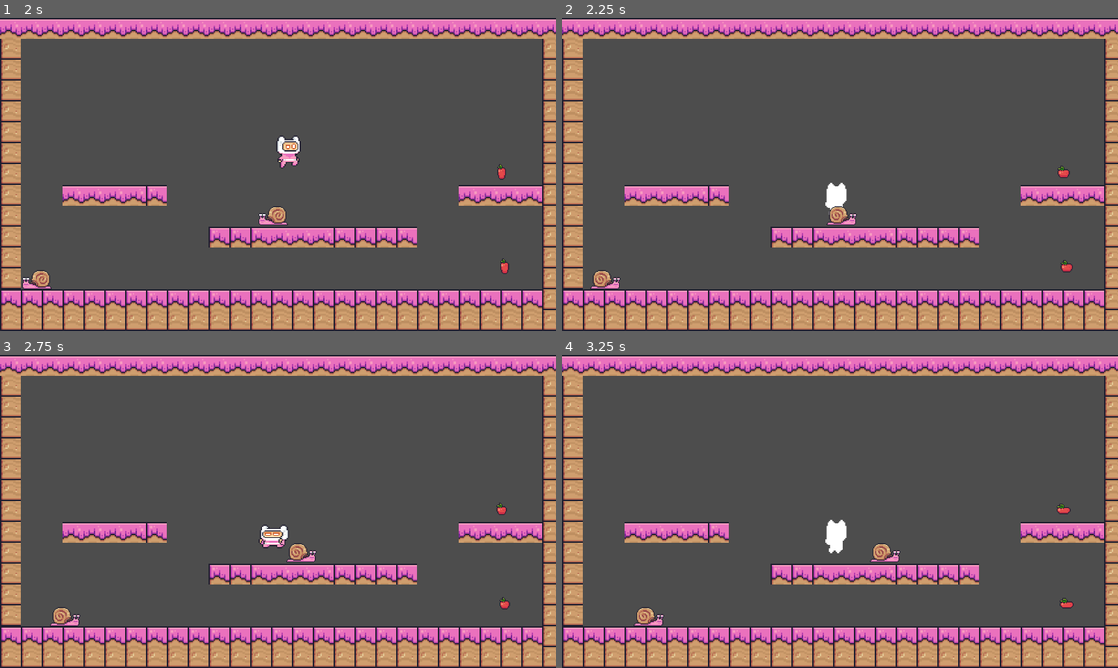
Above: before the commit, frames 1-4 (two rows, left to right).
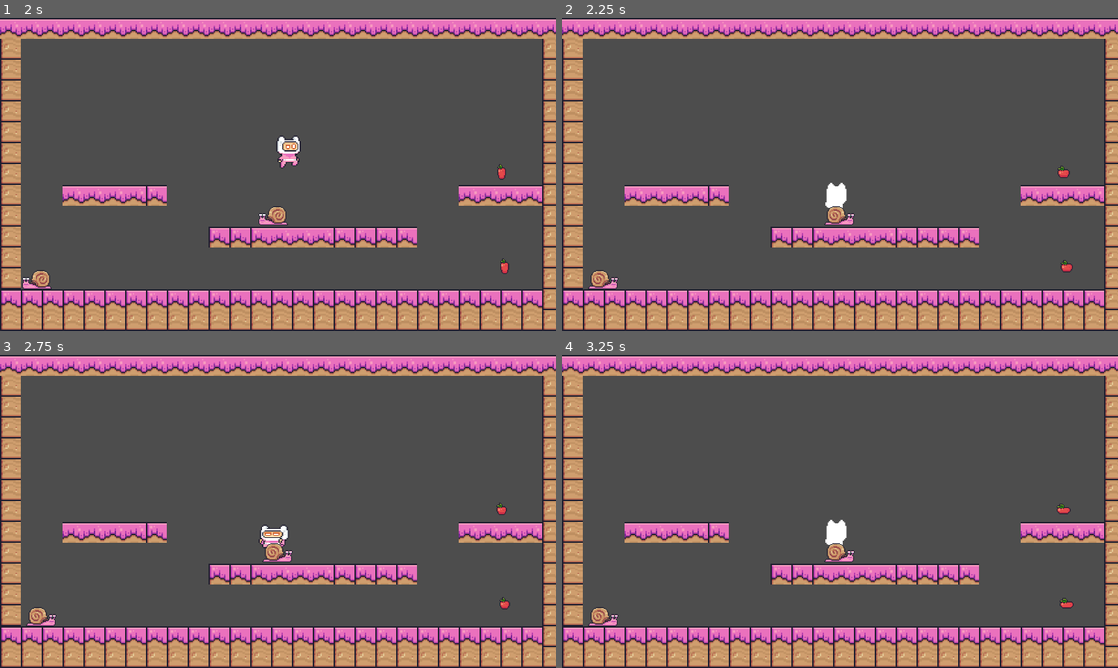
Above: after the commit, the same moments.

Repository: tbx1314/UCCD2063-Artificial-Intelligence-Techniques-RL-Godot
Game: Godot game, scene res://scene/main.tscn
Two runs of this game, one before a commit and one after it. Both use one fixed random seed, a clock stepped at 60 frames per second and the inputs below.
Inputs:
- Up to frame 1 (2 s): hold D (right) from 0.53 s (still down); tap Space (jump) at 0.6, 0.77, 1.07, 1.35, 1.52, 1.82 s
- Up to frame 2 (2.25 s): release D (right) at 2.03 s; hold A (left) from 2.03 s (still down); tap Space (jump) at 2.1 s
- Up to frame 3 (2.75 s): keep holding A (left)
- Up to frame 4 (3.25 s): release A (left) at 2.78 s; hold D (right) from 2.78 s (still down); tap Space (jump) at 2.85, 3.02 s

Frame 1 is identical in both runs. In frame 2, 0.3% of the frame differs, in the area x 4-53%, y 60-87%; in frame 3, 0.9%; in frame 4, 0.9%, in the area x 4-61%, y 60-87%.

Commit message:
as_1/change scripts for RL environment

Diff:
--- a/GodotGameEngineScene/as_1/scripts/apple.gd
+++ b/GodotGameEngineScene/as_1/scripts/apple.gd
@@ -1,18 +1,67 @@
 extends Area2D
-@onready var animated_sprite_2d: AnimatedSprite2D = $AnimatedSprite2D
+
+## Represents one collectible apple. It emits an event to the environment when
+## collected and can be restored when a new training episode begins.
+
+# main.gd listens to this signal to add reward and update the episode score.
+signal collected(apple: Area2D)
+
+@onready var animated_sprite: AnimatedSprite2D = $AnimatedSprite2D
 @onready var collected_sound: AudioStreamPlayer2D = $CollectedSound
+@onready var collision_shape: CollisionShape2D = $CollisionShape2D
+
+# Prevent the same apple from giving reward more than once in one episode.
+var is_collected := false
+
+# This counter invalidates an old animation callback if the episode is reset
+# before the collection animation has finished.
+var collection_version := 0
 
 
-# Called when the node enters the scene tree for the first time.
-func _ready() -> void:
-	pass # Replace with function body.
+## Called by the Area2D body_entered signal. Only the Player is allowed to
+## collect the apple; enemies or other physics bodies are ignored.
+func _on_body_entered(body: Node2D) -> void:
+	if body.name != "Player":
+		return
+
+	if is_collected:
+		return
+
+	collect()
 
 
-# Called every frame. 'delta' is the elapsed time since the previous frame.
-func _process(delta: float) -> void:
-	pass
+## Marks the apple as collected, disables further collision, plays audiovisual
+## feedback, and informs main.gd that reward should be assigned.
+func collect() -> void:
+	is_collected = true
+	collection_version += 1
+	var current_version := collection_version
+
+	# Collision properties are changed with set_deferred because this function
+	# may be running while Godot is processing a physics collision callback.
+	set_deferred("monitoring", false)
+	collision_shape.set_deferred("disabled", true)
+
+	animated_sprite.play("collected")
+	collected_sound.play()
+	collected.emit(self)
+
+	# Wait for the non-looping collection animation before hiding the apple.
+	await animated_sprite.animation_finished
+
+	# If reset_apple ran during the await, the version will differ and the newly
+	# restored apple must remain visible.
+	if is_collected and current_version == collection_version:
+		visible = false
 
 
-func _on_body_entered(body: Node2D) -> void:
-	animated_sprite_2d.animation = "collected"
-	collected_sound.play()
+## Restores the apple's visibility, collision, and default animation for the
+## beginning of the next training or evaluation episode.
+func reset_apple() -> void:
+	collection_version += 1
+	is_collected = false
+	visible = true
+
+	set_deferred("monitoring", true)
+	collision_shape.set_deferred("disabled", false)
+	animated_sprite.play("default")
--- a/GodotGameEngineScene/as_1/scripts/main.gd
+++ b/GodotGameEngineScene/as_1/scripts/main.gd
@@ -1,23 +1,302 @@
 extends Node2D
 
-
-# Called when the node enters the scene tree for the first time.
+## Acts as the reinforcement-learning environment controller. It coordinates
+## the Player, apples and enemies, then returns observation, reward, termination
+## status and evaluation information after every PPO action.
+
+# A Python communication bridge can listen for this signal to receive a result.
+signal step_finished(result: Dictionary)
+
+# Reward values. Keeping them together makes experiment changes reproducible.
+const STEP_PENALTY := -0.01
+const APPLE_REWARD := 10.0
+const GOAL_REWARD := 100.0
+const ENEMY_PENALTY := -20.0
+const FALL_PENALTY := -20.0
+const TIMEOUT_PENALTY := -5.0
+const PROGRESS_SCALE := 0.001
+
+# Episode controls. One decision is held for several Godot physics frames so
+# the agent has enough time to produce visible movement.
+const MAX_STEPS := 1000
+const ACTION_REPEAT := 4
+const FALL_Y := 760.0
+
+# Approximate level dimensions used to normalize positions and distances.
+const LEVEL_WIDTH := 1280.0
+const LEVEL_HEIGHT := 720.0
+const PLAYER_SPEED := 300.0
+const PLAYER_JUMP_SPEED := 850.0
+
+# Obtain the important objects from the LevelRoot scene hierarchy.
+@onready var player = $LevelRoot/Player
+@onready var enemies_node: Node2D = $LevelRoot/Enemies
+@onready var apples_node: Node2D = $LevelRoot/Apple
+
+var player_start_position := Vector2.ZERO
+var enemies: Array = []
+var apples: Array = []
+
+# Episode statistics and terminal-state information.
+var episode_done := false
+var terminal_reason := ""
+var step_count := 0
+var apples_collected := 0
+var total_reward := 0.0
+
+# Temporary values used while processing the current action.
+var current_step_reward := 0.0
+var previous_target_distance := 0.0
+var collected_during_step := false
+
+
+## Initializes object references, connects gameplay signals to the environment,
+## and starts the first episode when the Main scene becomes ready.
 func _ready() -> void:
-	_setup_level()
-
-
-# Called every frame. 'delta' is the elapsed time since the previous frame.
-#func _process(delta: float) -> void:
-#	pass
-
-# Connect enemies
-func _setup_level() -> void:
-	var enemies = $LevelRoot.get_node_or_null("Enemies")
-	if enemies:
-		for enemy in enemies.get_children():
-			enemy.player_died.connect(_on_player_died)
-
-# Signal handlers
-func _on_player_died(body):
-	body.die()
-	#print("player die")
+	player_start_position = player.global_position
+	enemies = enemies_node.get_children()
+	apples = apples_node.get_children()
+
+	# Enemy collisions and apple collections are converted into reward events.
+	for enemy in enemies:
+		enemy.player_hit.connect(_on_player_hit)
+
+	for apple in apples:
+		apple.collected.connect(_on_apple_collected)
+
+	reset_episode()
+
+
+## Restores the complete environment and returns the first observation of a new
+## episode. Python should call this after done becomes true.
+func reset_episode() -> Array:
+	episode_done = false
+	terminal_reason = ""
+	step_count = 0
+	apples_collected = 0
+	total_reward = 0.0
+	current_step_reward = 0.0
+	collected_during_step = false
+
+	# Every dynamic object must return to a known initial state.
+	player.reset_player(player_start_position)
+
+	for enemy in enemies:
+		enemy.reset_enemy()
+
+	for apple in apples:
+		apple.reset_apple()
+
+	# Store the starting distance for distance-based progress reward.
+	previous_target_distance = _distance_to_nearest_apple()
+	return get_observation()
+
+
+## Executes one discrete PPO action, advances the game for ACTION_REPEAT physics
+## frames, calculates reward, and returns a Gym-like transition dictionary.
+## Because this function uses await, its caller must also await its result.
+func agent_step(action: int) -> Dictionary:
+	# If Python calls step after termination, return the terminal observation
+	# without changing the game or awarding extra reward.
+	if episode_done:
+		return _create_step_result(0.0)
+
+	current_step_reward = STEP_PENALTY
+	collected_during_step = false
+	player.set_agent_action(action)
+
+	# Hold the selected action for a short period. Signals may add apple or enemy
+	# reward while these physics frames are being processed.
+	for frame in range(ACTION_REPEAT):
+		await get_tree().physics_frame
+
+		if episode_done:
+			break
+
+		# Crossing below the safe map boundary counts as an unsafe fall.
+		if player.global_position.y > FALL_Y:
+			current_step_reward += FALL_PENALTY
+			_end_episode("fall")
+			break
+
+	player.clear_agent_action()
+	step_count += 1
+
+	# Do not calculate distance progress during an apple collection because the
+	# target changes to another apple and would create a misleading distance jump.
+	if not episode_done and not collected_during_step:
+		_add_progress_reward()
+
+	# A time limit prevents an unproductive policy from creating endless episodes.
+	if not episode_done and step_count >= MAX_STEPS:
+		current_step_reward += TIMEOUT_PENALTY
+		_end_episode("timeout")
+
+	total_reward += current_step_reward
+
+	var result := _create_step_result(current_step_reward)
+	step_finished.emit(result)
+	return result
+
+
+## Builds the ten-number observation vector supplied to PPO. Normalization keeps
+## values within similar ranges, which generally makes neural-network training
+## more stable than using raw pixel coordinates.
+func get_observation() -> Array:
+	var nearest_apple_offset := _nearest_apple_offset()
+	var nearest_enemy_offset := _nearest_enemy_offset()
+
+	return [
+		# Player position.
+		clampf(player.global_position.x / LEVEL_WIDTH, 0.0, 1.5),
+		clampf(player.global_position.y / LEVEL_HEIGHT, -0.5, 1.5),
+
+		# Player horizontal and vertical velocity.
+		clampf(player.velocity.x / PLAYER_SPEED, -1.0, 1.0),
+		clampf(player.velocity.y / PLAYER_JUMP_SPEED, -2.0, 2.0),
+
+		# Ground status is encoded numerically because PPO expects numbers.
+		1.0 if player.is_on_floor() else 0.0,
+
+		# Relative location of the closest uncollected apple.
+		clampf(nearest_apple_offset.x / LEVEL_WIDTH, -1.0, 1.0),
+		clampf(nearest_apple_offset.y / LEVEL_HEIGHT, -1.0, 1.0),
+
+		# Relative location of the closest active snail.
+		clampf(nearest_enemy_offset.x / LEVEL_WIDTH, -1.0, 1.0),
+		clampf(nearest_enemy_offset.y / LEVEL_HEIGHT, -1.0, 1.0),
+
+		# Fraction of apples that remain in the episode.
+		float(apples.size() - apples_collected) / maxf(float(apples.size()), 1.0)
+	]
+
+
+## Converts an Apple's collected signal into reward and score. Collecting every
+## apple also awards the completion bonus and ends the episode successfully.
+func _on_apple_collected(_apple: Area2D) -> void:
+	if episode_done:
+		return
+
+	apples_collected += 1
+	collected_during_step = true
+	current_step_reward += APPLE_REWARD
+
+	if apples_collected >= apples.size():
+		current_step_reward += GOAL_REWARD
+		_end_episode("success")
+	else:
+		# The next uncollected apple becomes the new progress target.
+		previous_target_distance = _distance_to_nearest_apple()
+
+
+## Converts a snail collision into a penalty, plays the player's death state,
+## and terminates the current episode.
+func _on_player_hit(hit_player) -> void:
+	if episode_done:
+		return
+
+	current_step_reward += ENEMY_PENALTY
+	hit_player.die()
+	_end_episode("enemy")
+
+
+## Rewards movement toward the nearest apple and slightly penalizes movement
+## away from it. Clamping prevents this shaping reward from dominating the task.
+func _add_progress_reward() -> void:
+	var current_distance := _distance_to_nearest_apple()
+
+	if is_inf(current_distance) or is_inf(previous_target_distance):
+		return
+
+	var distance_improvement := previous_target_distance - current_distance
+	var progress_reward := clampf(
+		distance_improvement * PROGRESS_SCALE,
+		-0.1,
+		0.1
+	)
+
+	current_step_reward += progress_reward
+	previous_target_distance = current_distance
+
+
+## Records why the episode ended, clears movement, and freezes every enemy.
+## The guard prevents two terminal events from being processed in the same step.
+func _end_episode(reason: String) -> void:
+	if episode_done:
+		return
+
+	episode_done = true
+	terminal_reason = reason
+	player.clear_agent_action()
+
+	if reason == "fall":
+		player.die()
+
+	for enemy in enemies:
+		enemy.stop_enemy()
+
+
+## Finds the scalar distance to the nearest uncollected apple. INF is returned
+## when no valid target remains, allowing the caller to detect that situation.
+func _distance_to_nearest_apple() -> float:
+	var nearest_distance := INF
+
+	for apple in apples:
+		if not apple.is_collected:
+			var distance: float = player.global_position.distance_to(apple.global_position)
+			nearest_distance = minf(nearest_distance, distance)
+
+	return nearest_distance
+
+
+## Finds the x/y displacement from the player to the nearest available apple.
+## The displacement supplies both direction and distance information to PPO.
+func _nearest_apple_offset() -> Vector2:
+	var nearest_offset := Vector2.ZERO
+	var nearest_distance := INF
+
+	for apple in apples:
+		if not apple.is_collected:
+			var offset: Vector2 = apple.global_position - player.global_position
+			var distance: float = offset.length()
+
+			if distance < nearest_distance:
+				nearest_distance = distance
+				nearest_offset = offset
+
+	return nearest_offset
+
+
+## Finds the displacement to the closest active snail so PPO can learn when to
+## avoid it or jump. Inactive enemies are ignored after episode termination.
+func _nearest_enemy_offset() -> Vector2:
+	var nearest_offset := Vector2.ZERO
+	var nearest_distance := INF
+
+	for enemy in enemies:
+		if enemy.active:
+			var offset: Vector2 = enemy.global_position - player.global_position
+			var distance: float = offset.length()
+
+			if distance < nearest_distance:
+				nearest_distance = distance
+				nearest_offset = offset
+
+	return nearest_offset
+
+
+## Packages one transition in a structure similar to a Python Gym environment:
+## next observation, immediate reward, terminal status, and diagnostic metrics.
+func _create_step_result(reward: float) -> Dictionary:
+	return {
+		"observation": get_observation(),
+		"reward": reward,
+		"done": episode_done,
+		"info": {
+			"reason": terminal_reason,
+			"steps": step_count,
+			"apples_collected": apples_collected,
+			"total_apples": apples.size(),
+			"total_reward": total_reward
+		}
+	}
--- a/GodotGameEngineScene/as_1/scripts/player.gd
+++ b/GodotGameEngineScene/as_1/scripts/player.gd
@@ -1,51 +1,151 @@
 extends CharacterBody2D
-@onready var animated_sprite_2d: AnimatedSprite2D = $AnimatedSprite2D
+
+## Controls the player using either human keyboard input or an action selected
+## by the PPO agent. The PPO action is stored as an integer from 0 to 5.
+
+# Give every PPO action a readable name instead of using unexplained numbers.
+enum AgentAction {
+	NOTHING,
+	LEFT,
+	RIGHT,
+	JUMP,
+	LEFT_JUMP,
+	RIGHT_JUMP
+}
+
+# Movement constants used by both human and agent control.
+const SPEED := 300.0
+const JUMP_VELOCITY := -850.0
+
+# Child-node references become available when the Player enters the scene tree.
+@onready var animated_sprite: AnimatedSprite2D = $AnimatedSprite2D
 @onready var jump_sound: AudioStreamPlayer2D = $jumpSound
+@onready var death_sound: AudioStreamPlayer2D = $DeathSound
+
+# Runtime state used to stop movement after death and store the latest PPO action.
+var alive := true
+var agent_controlled := false
+var current_action: int = AgentAction.NOTHING
+var jump_requested := false
 
 
-const SPEED = 300.0
-const JUMP_VELOCITY = -850.0
-var alive = true
-@onready var death_sound: AudioStreamPlayer2D = $DeathSound
-
+## Runs once per physics frame. It converts the selected input into velocity,
+## applies gravity and collision movement, and updates the player's animation.
 func _physics_process(delta: float) -> void:
-
-	if !alive:
+	# A dead player must not continue moving or accepting new actions.
+	if not alive:
 		return
 
-	# Add animation
-	if velocity.x > 1 or velocity.x < -1:
-		animated_sprite_2d.animation = "running"
+	var direction := 0.0
+
+	# During training, obtain horizontal movement from the latest PPO action.
+	# Otherwise, retain keyboard control so the level can be tested manually.
+	if agent_controlled:
+		direction = _get_agent_direction()
 	else:
-		animated_sprite_2d.animation = "idle"
+		direction = Input.get_axis("left", "right")
 
-	# Add the gravity.
+		if Input.is_action_just_pressed("jump"):
+			jump_requested = true
+
+	# Godot does not apply 2D character gravity automatically, so add it while
+	# the player is airborne. Multiplying by delta keeps it frame-rate independent.
 	if not is_on_floor():
 		velocity += get_gravity() * delta
-		animated_sprite_2d.animation = "jumping"
 
-	# Handle jump.
-	if Input.is_action_just_pressed("jump") and is_on_floor():
+	# A jump is valid only when standing on a platform. The request is consumed
+	# after one physics frame to prevent one PPO action from causing repeated jumps.
+	if jump_requested and is_on_floor():
 		velocity.y = JUMP_VELOCITY
 		jump_sound.play()
 
-	# Get the input direction and handle the movement/deceleration.
-	# As good practice, you should replace UI actions with custom gameplay actions.
-	var direction := Input.get_axis("left", "right")
-	if direction:
+	jump_requested = false
+
+	# Apply horizontal movement. When there is no direction, gradually reduce
+	# horizontal velocity instead of stopping the character instantly.
+	if direction != 0.0:
 		velocity.x = direction * SPEED
 	else:
-		velocity.x = move_toward(velocity.x, 0, SPEED)
+		velocity.x = move_toward(velocity.x, 0.0, SPEED)
 
+	# Move the CharacterBody2D and let Godot resolve platform collisions.
 	move_and_slide()
+	_update_animation(direction)
 
-	# Animation direction
-	if direction == 1.0:
-		animated_sprite_2d.flip_h = false
-	elif direction == -1.0:
-		animated_sprite_2d.flip_h = true
 
+## Receives an integer action from the RL environment. clampi prevents an
+## invalid action value from producing undefined player behaviour.
+func set_agent_action(action: int) -> void:
+	agent_controlled = true
+	current_action = clampi(
+		action,
+		AgentAction.NOTHING,
+		AgentAction.RIGHT_JUMP
+	)
+
+	# Jump actions include either a vertical jump alone or a jump combined
+	# with horizontal movement.
+	if current_action in [
+		AgentAction.JUMP,
+		AgentAction.LEFT_JUMP,
+		AgentAction.RIGHT_JUMP
+	]:
+		jump_requested = true
+
+
+## Clears the previous PPO action at the end of an environment step so the
+## character does not continue moving while Python is selecting its next action.
+func clear_agent_action() -> void:
+	current_action = AgentAction.NOTHING
+	jump_requested = false
+
+
+## Converts the discrete PPO action into the horizontal direction required by
+## the movement code: -1 for left, 1 for right, and 0 for no horizontal movement.
+func _get_agent_direction() -> float:
+	match current_action:
+		AgentAction.LEFT, AgentAction.LEFT_JUMP:
+			return -1.0
+		AgentAction.RIGHT, AgentAction.RIGHT_JUMP:
+			return 1.0
+		_:
+			return 0.0
+
+
+## Selects the animation that matches the physical state and turns the sprite
+## toward its movement direction.
+func _update_animation(direction: float) -> void:
+	if not is_on_floor():
+		animated_sprite.play("jumping")
+	elif absf(velocity.x) > 1.0:
+		animated_sprite.play("running")
+	else:
+		animated_sprite.play("idle")
+
+	if direction > 0.0:
+		animated_sprite.flip_h = false
+	elif direction < 0.0:
+		animated_sprite.flip_h = true
+
+
+## Changes the player to its terminal death state after an enemy collision or
+## unsafe fall. The guard prevents the sound and animation from playing twice.
 func die() -> void:
+	if not alive:
+		return
+
+	alive = false
+	velocity = Vector2.ZERO
 	death_sound.play()
-	animated_sprite_2d.animation = "dying"
-	alive = false
+	animated_sprite.play("dying")
+
+
+## Restores all temporary player state at the beginning of a new RL episode.
+func reset_player(start_position: Vector2) -> void:
+	global_position = start_position
+	velocity = Vector2.ZERO
+	alive = true
+	current_action = AgentAction.NOTHING
+	jump_requested = false
+	animated_sprite.flip_h = false
+	animated_sprite.play("idle")
--- a/GodotGameEngineScene/as_1/scripts/snail.gd
+++ b/GodotGameEngineScene/as_1/scripts/snail.gd
@@ -1,22 +1,74 @@
 extends Area2D
-@onready var animated_sprite_2d: AnimatedSprite2D = $AnimatedSprite2D
 
-const  SPEED = 100.0
-var direction = -1.0
-signal player_died
+## Controls one patrolling snail enemy. It reports player contact to main.gd and
+## supports stopping and resetting between reinforcement-learning episodes.
 
-# Called when the node enters the scene tree for the first time.
+# main.gd receives the colliding Player through this signal.
+signal player_hit(player)
+
+const SPEED := 100.0
+
+@onready var animated_sprite: AnimatedSprite2D = $AnimatedSprite2D
+@onready var movement_timer: Timer = $Timer
+
+# The snail starts by moving left and reverses whenever its Timer expires.
+var direction := -1.0
+var active := true
+
+# These values remember the original scene state so every episode starts from
+# exactly the same enemy position and direction.
+var starting_position := Vector2.ZERO
+var starting_direction := -1.0
+
+
+## Stores the position and direction configured in the scene after the snail
+## enters the scene tree for the first time.
 func _ready() -> void:
-	pass # Replace with function body.
+	starting_position = global_position
+	starting_direction = direction
 
-# Called every frame. 'delta' is the elapsed time since the previous frame.
+
+## Moves the snail horizontally every rendered frame. delta makes the distance
+## travelled per second independent of the computer's frame rate.
 func _process(delta: float) -> void:
+	if not active:
+		return
+
 	position.x += direction * SPEED * delta
 
+
+## Reverses the patrol direction when the Timer expires and flips the sprite so
+## the snail continues facing the direction in which it moves.
 func _on_timer_timeout() -> void:
-	direction *= -1
-	animated_sprite_2d.flip_h = !animated_sprite_2d.flip_h
+	if not active:
+		return
 
+	direction *= -1.0
+	animated_sprite.flip_h = not animated_sprite.flip_h
+
+
+## Handles Area2D contact. A living Player causes an enemy terminal event;
+## contact with platforms or other objects is ignored.
 func _on_body_entered(body: Node2D) -> void:
+	if not active:
+		return
+
 	if body.name == "Player" and body.alive:
-		emit_signal("player_died", body)
+		player_hit.emit(body)
+
+
+## Freezes the snail after an episode has reached a terminal state.
+func stop_enemy() -> void:
+	active = false
+	movement_timer.stop()
+
+
+## Restores the enemy's original state so training episodes are comparable.
+func reset_enemy() -> void:
+	global_position = starting_position
+	direction = starting_direction
+	active = true
+
+	animated_sprite.flip_h = direction > 0.0
+	animated_sprite.play("running")
+	movement_timer.start()
